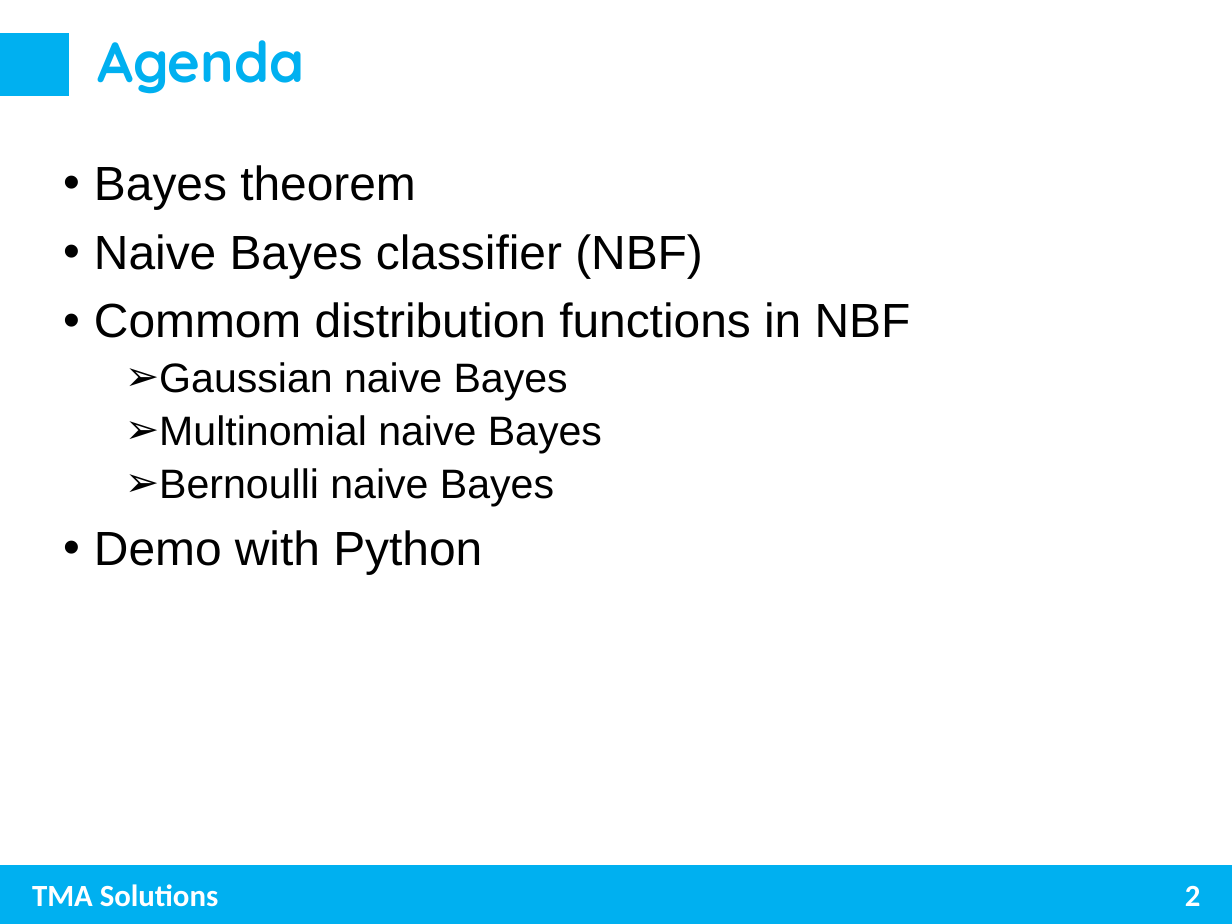
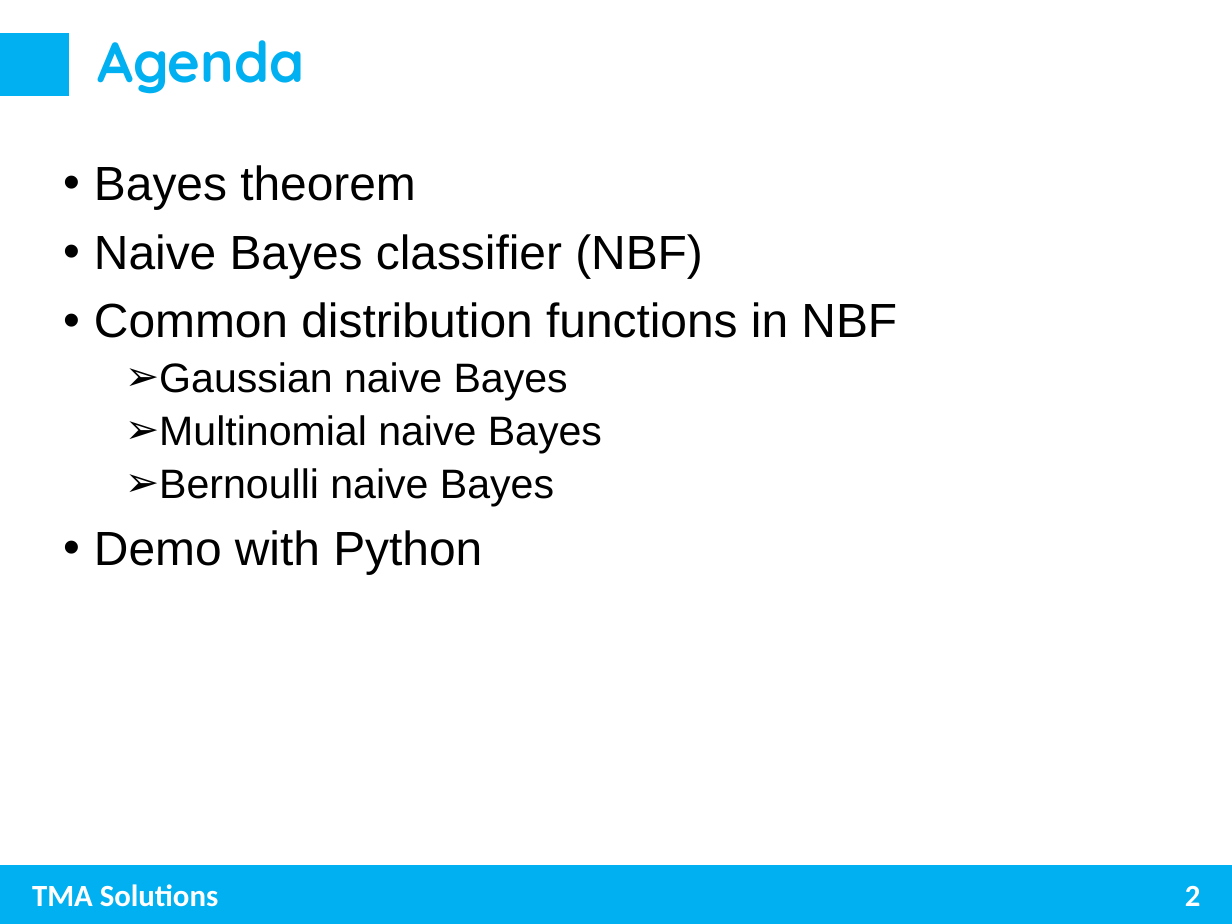
Before and after one commit to trungnghia2009/MachineLearning, a slide deck: slide 2 of Naive Bayes.pptx. Drawn at 1232x924 pixels with LibreOffice and Linux fonts; fonts in the diff are those of the drawing. Boxes give left, top, right and bottom in pixels: in the first picture for what was removed or moved away, otherwise in the second. Text is boxed around its words. In the diff, an @@ line names an element or a change of style, - is before the commit and + after.

```diff
--- a/Naive Bayes.pptx
+++ b/Naive Bayes.pptx
@@ text at [94,302,897,338]: text changed @@
-• Commom distribution functions in NBF
+• Common distribution functions in NBF
```
Also in this commit, not shown: 2 other slides changed, 6 slides added.
